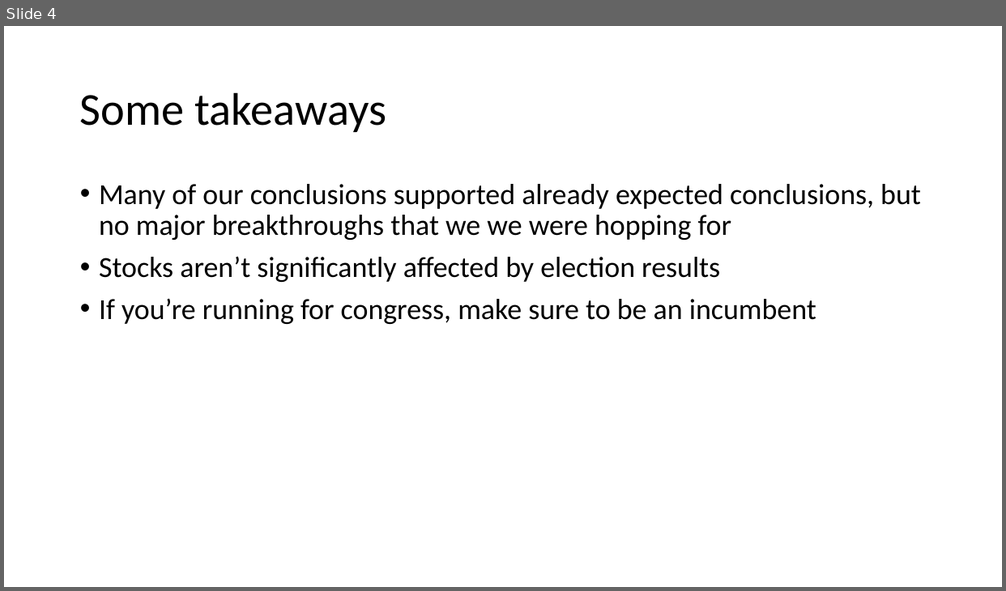
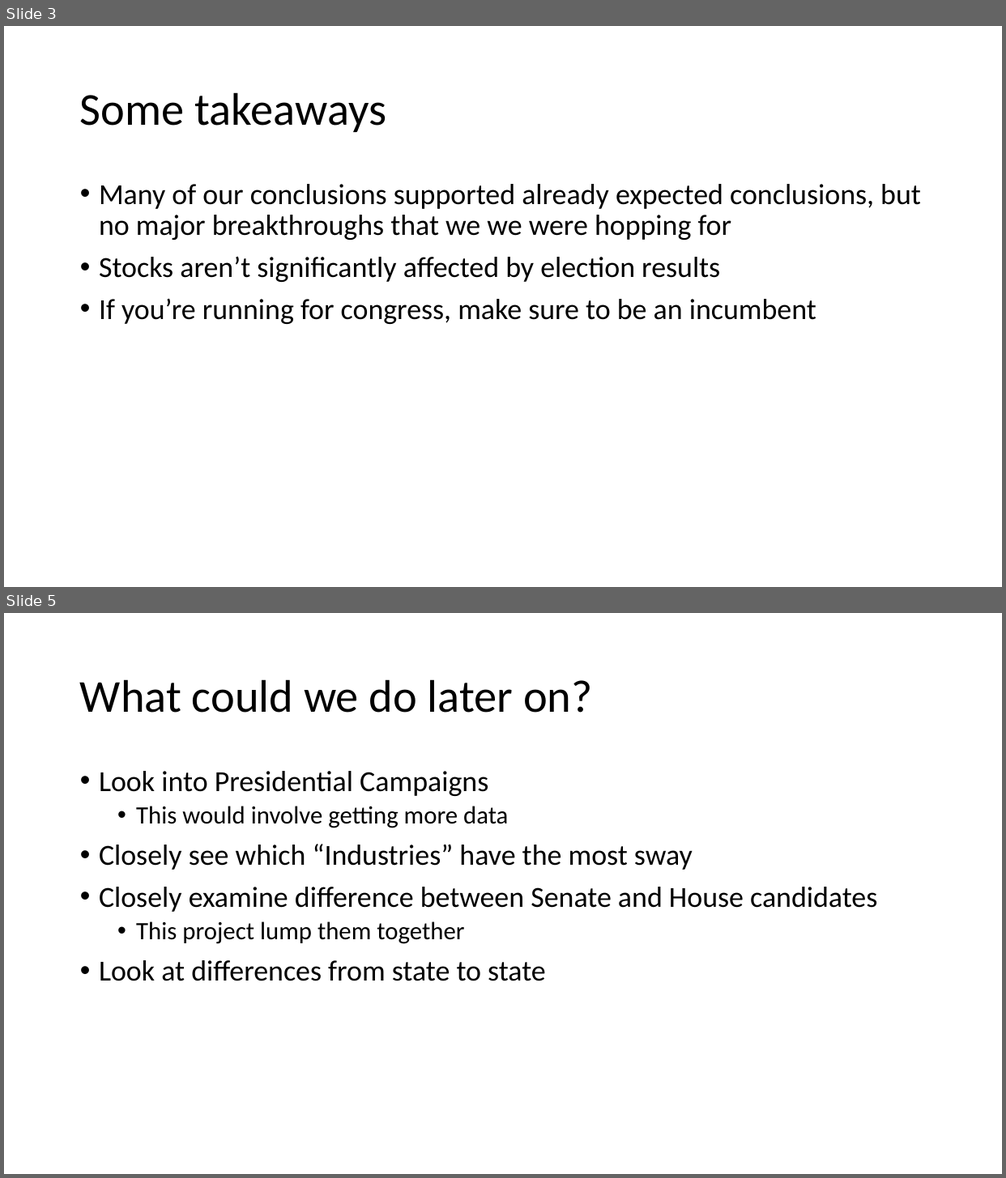
Before and after one commit to arifyali/50-percent-Chance-of-Awesome, a slide deck: Arif Slides.pptx. Shown one above the other, each under a label of ours: slide 4 before the commit, slides 3 and 5 after it; the slides between them are not shown. The pictures are 1006x591 and 1006x1178 pixels, drawn with LibreOffice and Linux fonts; fonts in the diff are those of the drawing. Boxes give left, top, right and bottom in pixels: in the first picture for what was removed or moved away, otherwise in the second. Text is boxed around its words. In the diff, an @@ line names an element or a change of style, - is before the commit and + after.

```diff
--- a/Arif Slides.pptx
+++ b/Arif Slides.pptx
@@ slide 5 added at [4, 613, 1002, 1174], background #FFFFFF @@
@@ title added at [80, 679, 593, 713], 44 pt, text #000000 @@
+What could we do later on?
@@ text added at [99, 771, 877, 982], 28 pt, text #000000 @@
+• Look into Presidential Campaigns
+  • This would involve getting more data
+• Closely see which “Industries” have the most sway
+• Closely examine difference between Senate and House candidates
+  • This project lump them together
+• Look at differences from state to state
@@ what was slide 4 is now slide 3 @@
```
Also in this commit, not shown: 1 slide changed, 1 other slide added, 1 slide removed.
